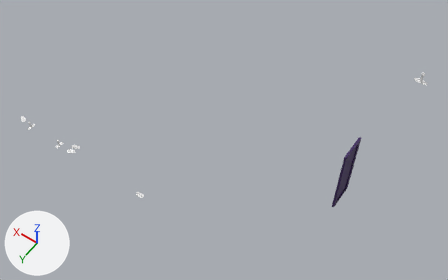
Renders of the Blender file 3D/trainv4.blend from each side of a commit.
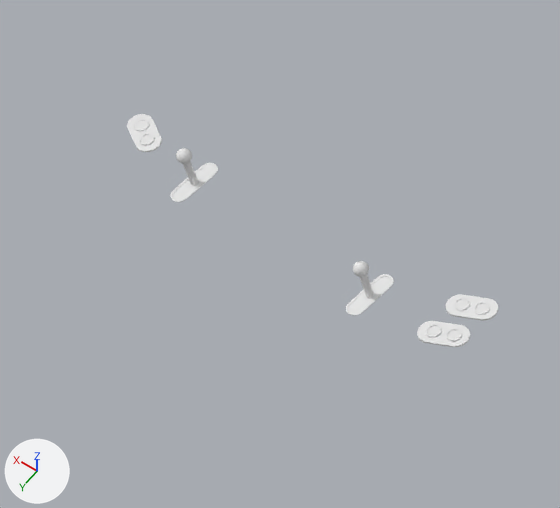
The first picture shows the older version from a 50 mm camera at (-31.3, 19.6, 45.9) aimed at (-11.9, -7.6, 3.2). The close-ups show the older and then the newer version on the part from 0% to 20% of the width and 35% to 64% of the height of that picture. Only the edits that show in the close-ups are written down. Every picture has the same lights, and +X, +Y and +Z are marked at lower left. The same objects are shown in both versions, whatever each file hides.

Objects in the first close-up: 'Buttons', 'Buttons.001', 'Buttons.002', 'KAr', 'KAr.001'.
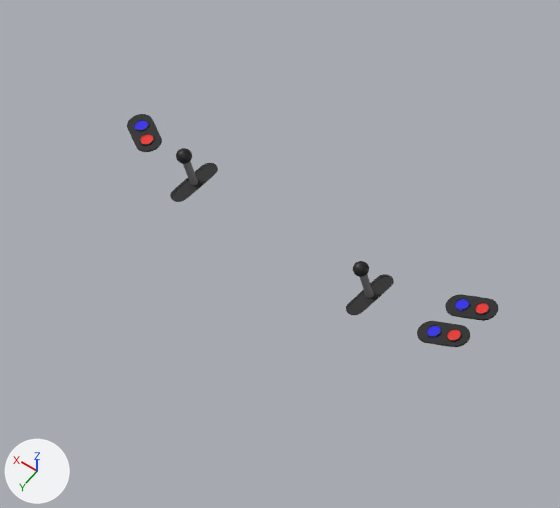
Edits to the bpy script that builds the scene:
```text
Add mat_gömb:
    mat_gömb = principled_material('Gömb')
    mat_gömb.base_color = (0.00748, 0.00589, 0.00674)  # black #151213
Add mat_rúd:
    mat_rúd = principled_material('Rúd')
    mat_rúd.base_color = (0.172, 0.174, 0.18)  # grey #737476
Add mat_alap:
    mat_alap = principled_material('Alap')
    mat_alap.base_color = (0.0, 0.0, 0.0)  # black #000000
Add mat_gomb2:
    mat_gomb2 = principled_material('Gomb2')
    mat_gomb2.base_color = (0.00425, 0.0, 0.8)  # blue #0e00e7
Add mat_gomb1:
    mat_gomb1 = principled_material('Gomb1')
    mat_gomb1.base_color = (0.8, 0.0158, 0.00732)  # red #e72215
Add mat_gombkeret:
    mat_gombkeret = principled_material('Gombkeret')
    mat_gombkeret.base_color = (0.0, 0.0, 0.0)  # black #000000
Change me_circle_001:
    where me_circle_001.from_pydata(...)  # 42 vertices, 40 faces; spans x -2.0..0.0, y -1.0..0.0, z 0.0..0.15
    add me_circle_001.materials.append(mat_alap)  # black #000000
Change me_circle_004:
    where me_circle_004.from_pydata(...)  # 160 vertices, 128 faces; spans x -0.1..0.1, y -0.1..0.1, z 0.0..0.02
    add me_circle_004.materials.append(mat_gombkeret)  # black #000000
Change me_circle_002:
    where me_circle_002.from_pydata(...)  # 160 vertices, 128 faces; spans x -0.1..0.1, y -0.1..0.1, z 0.0..0.02
    add me_circle_002.materials.append(mat_gombkeret)  # black #000000
Change me_circle_006:
    where me_circle_006.from_pydata(...)  # 32 vertices, 1 face; spans x -0.2..0.2, y -0.2..0.2, z 0.0
    add me_circle_006.materials.append(mat_gomb1)  # red #e72215
Change me_circle_005:
    where me_circle_005.from_pydata(...)  # 32 vertices, 1 face; spans x -0.2..0.2, y -0.2..0.2, z 0.0
    add me_circle_005.materials.append(mat_gomb2)  # blue #0e00e7
Change me_circle_007:
    where me_circle_007.from_pydata(...)  # 76 vertices, 81 faces; spans x 0.0..0.594, y -0.2..0.2, z -0.01..0.0
    add me_circle_007.materials.append(mat_alap)  # black #000000
Change me_cylinder_002:
    where me_cylinder_002.from_pydata(...)  # 64 vertices, 34 faces; spans x -1.0..1.0, y -1.0..1.0, z -5.46..1.0
    add me_cylinder_002.materials.append(mat_rúd)  # grey #737476
Change me_sphere:
    where me_sphere.from_pydata(...)  # 482 vertices, 512 faces; spans x -1.0..1.0, y -1.0..1.0, z -1.0..1.0
    add me_sphere.materials.append(mat_gömb)  # black #151213
```

Changed parts and their boxes [x1, y1, x2, y2] in the close-ups (560 x 508 px):
'KAr', recoloured (darker)
    both: [346, 261, 394, 315]
'KAr.001', recoloured (darker)
    both: [170, 148, 218, 202]
'Buttons', recoloured (darker)
    both: [417, 321, 470, 347]
'Buttons.001', recoloured (darker)
    both: [445, 294, 498, 321]
'Buttons.002', recoloured (darker)
    both: [127, 114, 162, 152]
